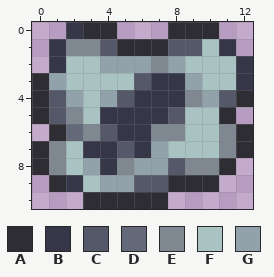
Two states of a pixel-art sprite, Content/Items/ItemImprint.png. The picture above is the old version.
Colours within 5 levels of each other are drawn and written as one.
Palette (. is transparent): A #2e2d33  B #363649  C #545869  D #636978  E #7f8790  F #a9c2c2  G #91a2aa
Pixels before, first column x 0:
 0 ..BAA...AAA..
 1 .BEECAAACCFB.
 2 .BFFGGGEGFFFB
 3 AGFFFFCBBGFFB
 4 ACGFGCBBBEGCA
 5 ACEFBBBBCFFA.
 6 .ADECBBEEFFEA
 7 AEFBBCBGFFFEA
 8 AEFGBEGGCEEA.
 9 .ABFGGCCAAA..
10 ...AAAAA.....
Now the later version:
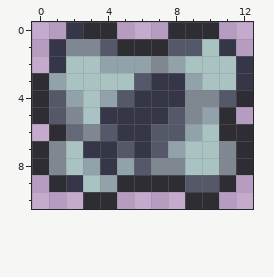
Edits made:
file 26x22 -> 13x11 pixels (blocks of 2x2 -> 1x1; one block is one cell here)
y 4: x 10 G -> E
y 5: x 9..10 FF -> EG
y 6: x 7..9 EEF -> CCG; x 11 E -> A
y 7: x 7..8 GF -> CG
y 8: x 5..12 EGGCEEA. -> GCEEFFEA
y 9: x 5..7 GCC -> AAA; x 9..11 AA. -> CCA
y 10: x 5..7 AAA -> ...; x 9..10 .. -> AA
